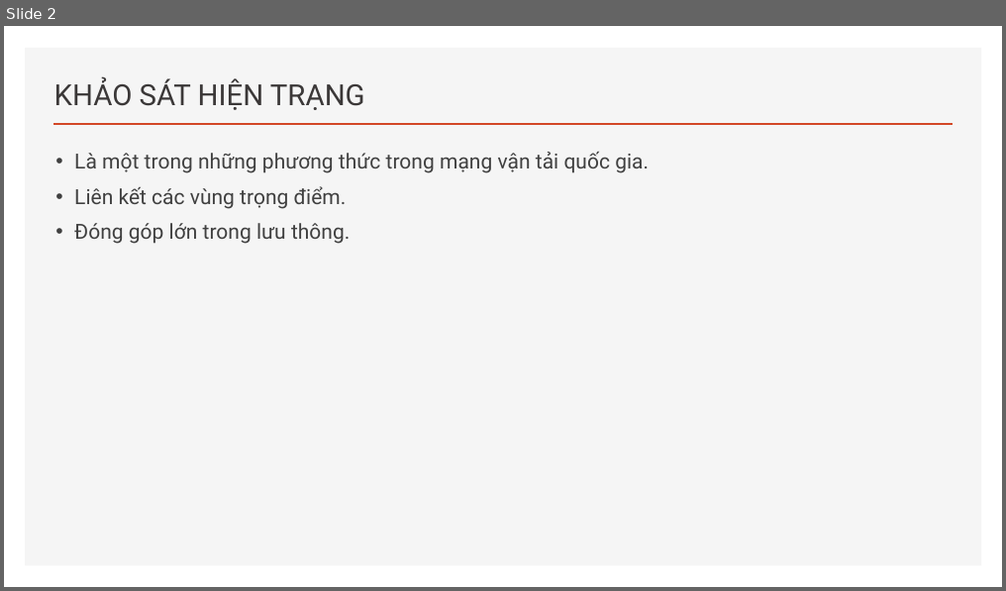
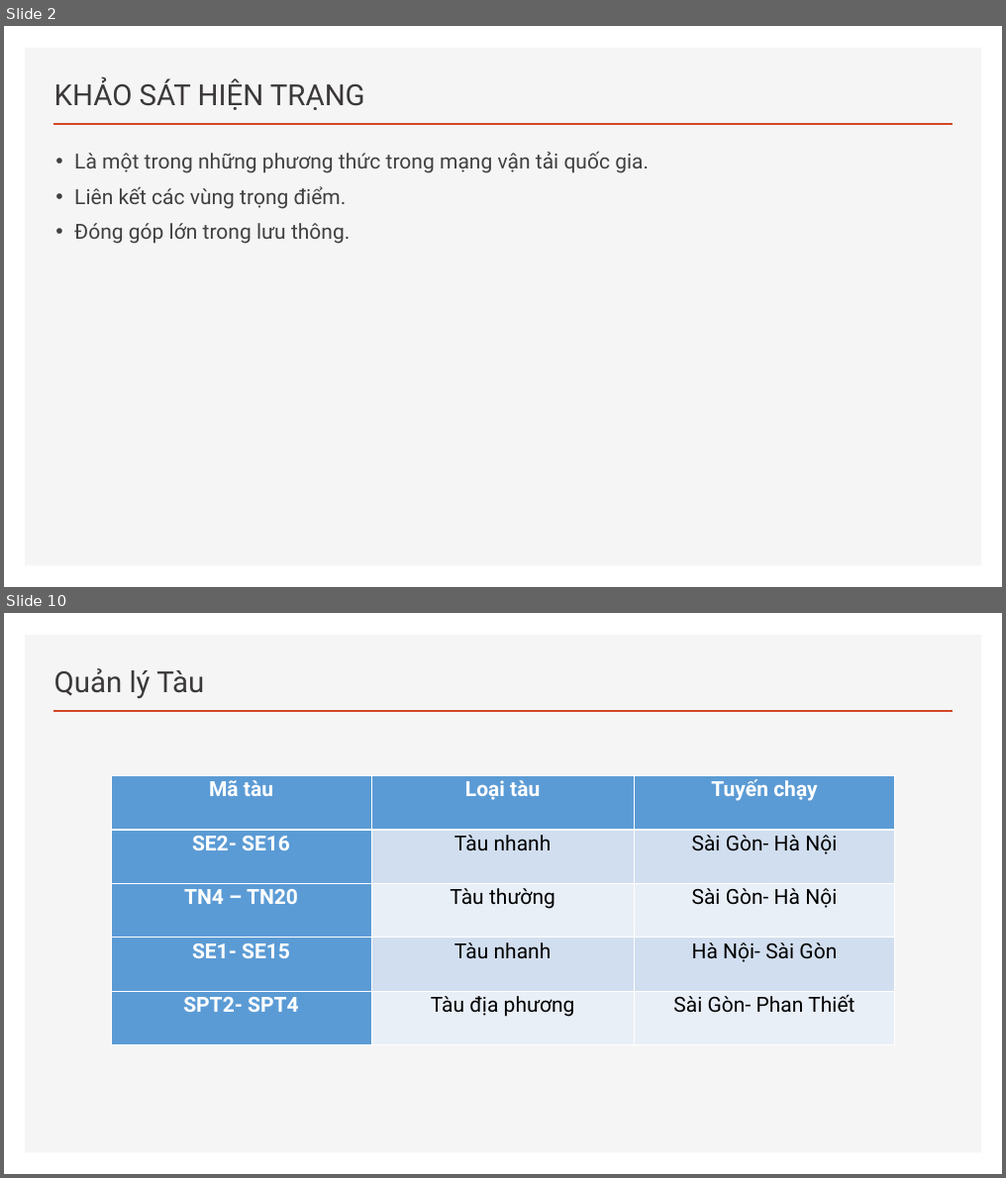
Before and after one commit to hiepatk99/CSDL_PT, a slide deck: 1-BC1-P8.pptx. Shown one above the other, each under a label of ours: slide 2 before the commit, slides 2 and 10 after it; the slides between them are not shown. The pictures are 1006x591 and 1006x1178 pixels, drawn with LibreOffice and Linux fonts; fonts in the diff are those of the drawing. Boxes give left, top, right and bottom in pixels: in the first picture for what was removed or moved away, otherwise in the second. Text is boxed around its words. In the diff, an @@ line names an element or a change of style, - is before the commit and + after.

```diff
--- a/1-BC1-P8.pptx
+++ b/1-BC1-P8.pptx
@@ slide 10 added at [4, 613, 1002, 1174], background #FFFFFF; not listed: 2 template elements that a slide beside it also shows @@
@@ title added at [54, 668, 204, 699], 28 pt, text #3B3838 @@
+Quản lý Tàu
@@ table added at [111, 776, 896, 1046], 5 rows, 3 columns @@
+Mã tàu | Loại tàu | Tuyến chạy
+SE2- SE16 | Tàu nhanh | Sài Gòn- Hà Nội
+TN4 – TN20 | Tàu thường | Sài Gòn- Hà Nội
+SE1- SE15 | Tàu nhanh | Hà Nội- Sài Gòn
+SPT2- SPT4 | Tàu địa phương | Sài Gòn- Phan Thiết
```
Also in this commit, not shown: 5 slides changed, 8 other slides added, 3 slides removed.
